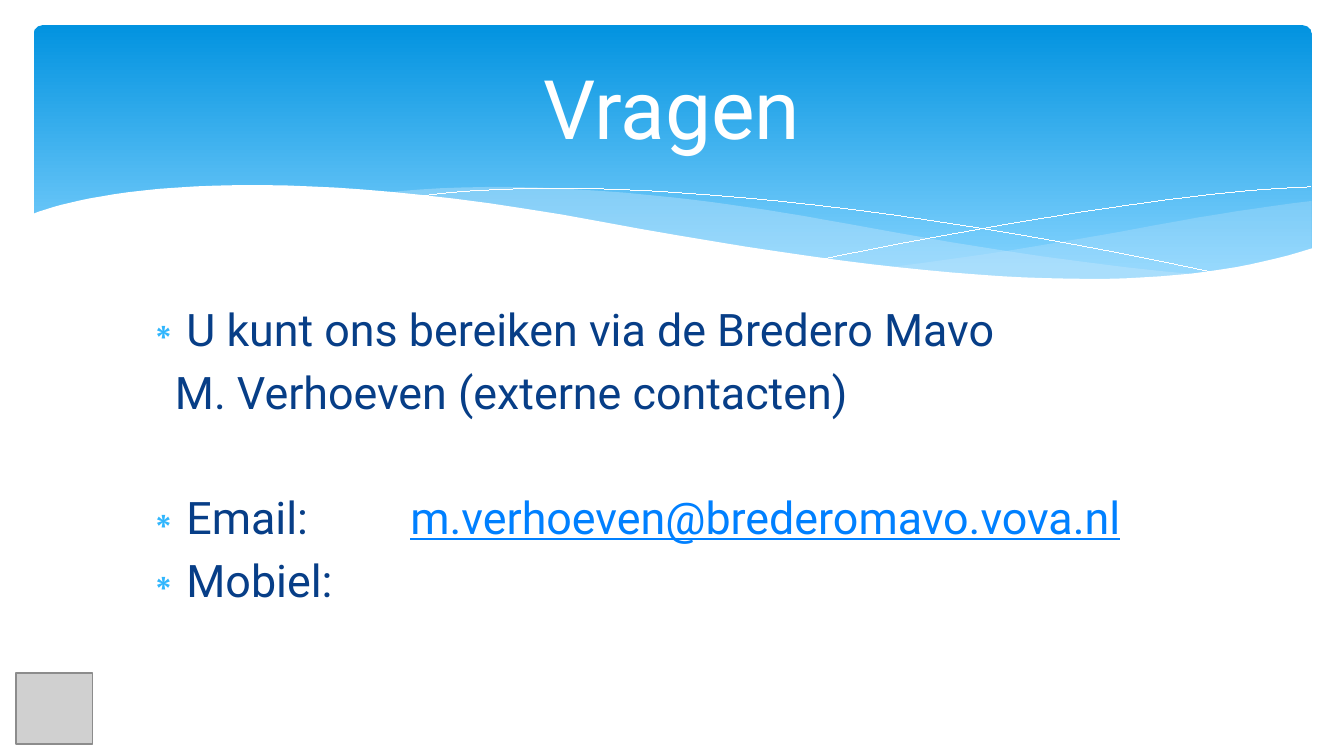
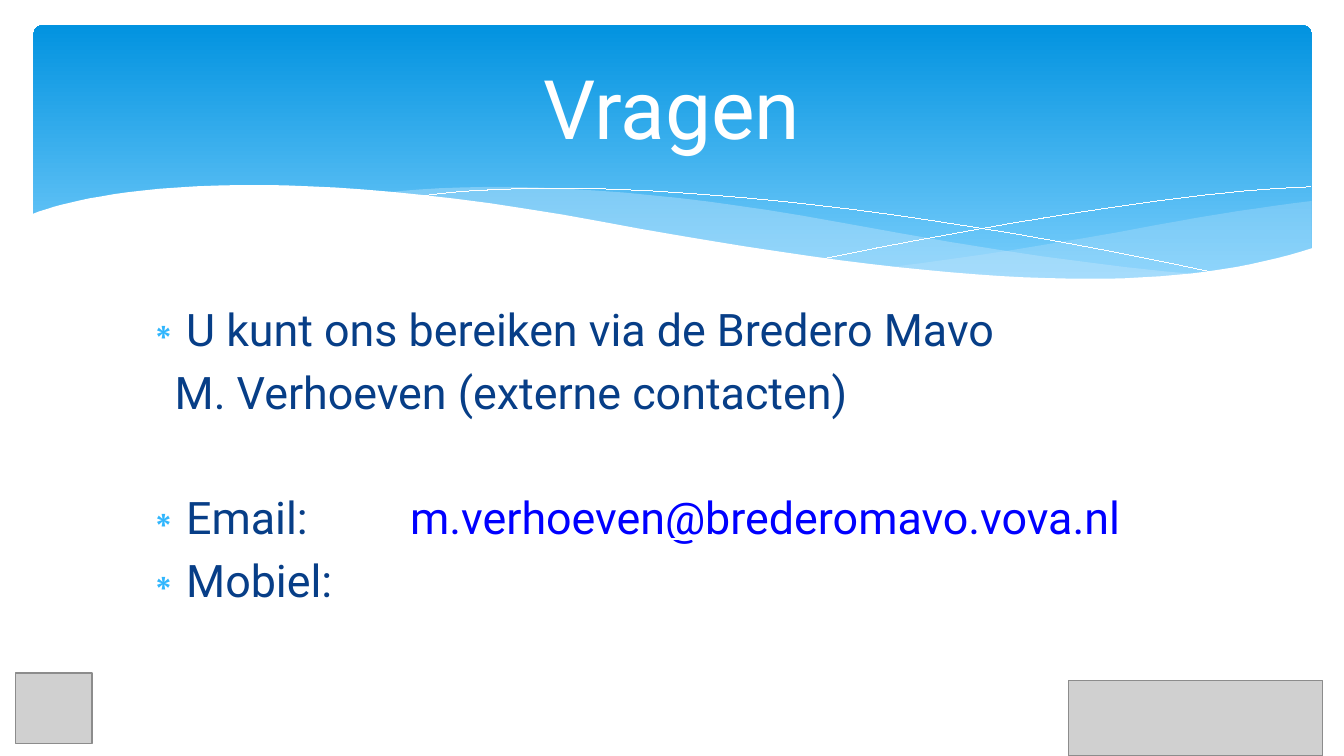
Before and after one commit to BM4GIT/PA-competitie, a slide deck: slide 7 of 2018-2019/Modulaire Dispenser/Documenten/Presentatie.pptx. Drawn at 1344x756 pixels with LibreOffice and Linux fonts; fonts in the diff are those of the drawing; grey boxes stand for pictures. Boxes give left, top, right and bottom in pixels: in the first picture for what was removed or moved away, otherwise in the second. Text is boxed around its words. In the diff, an @@ line names an element or a change of style, - is before the commit and + after.

```diff
--- a/2018-2019/Modulaire Dispenser/Documenten/Presentatie.pptx
+++ b/2018-2019/Modulaire Dispenser/Documenten/Presentatie.pptx
@@ text "U kunt ons bereiken via ..." at box(175, 312, 1120, 544): text colour #0080FF to #0000FF in "m.verhoeven@brederomavo.vova.nl" @@
@@ picture added at box(1068, 680, 1322, 755) @@
```
Also in this commit, not shown: 6 other slides changed, 51 other files.
